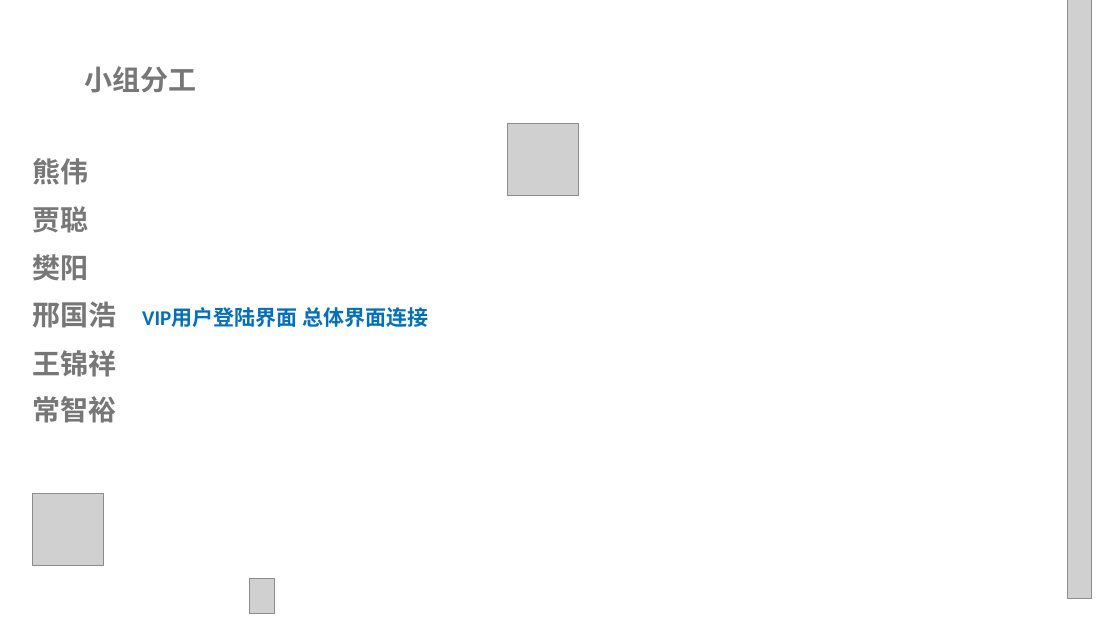
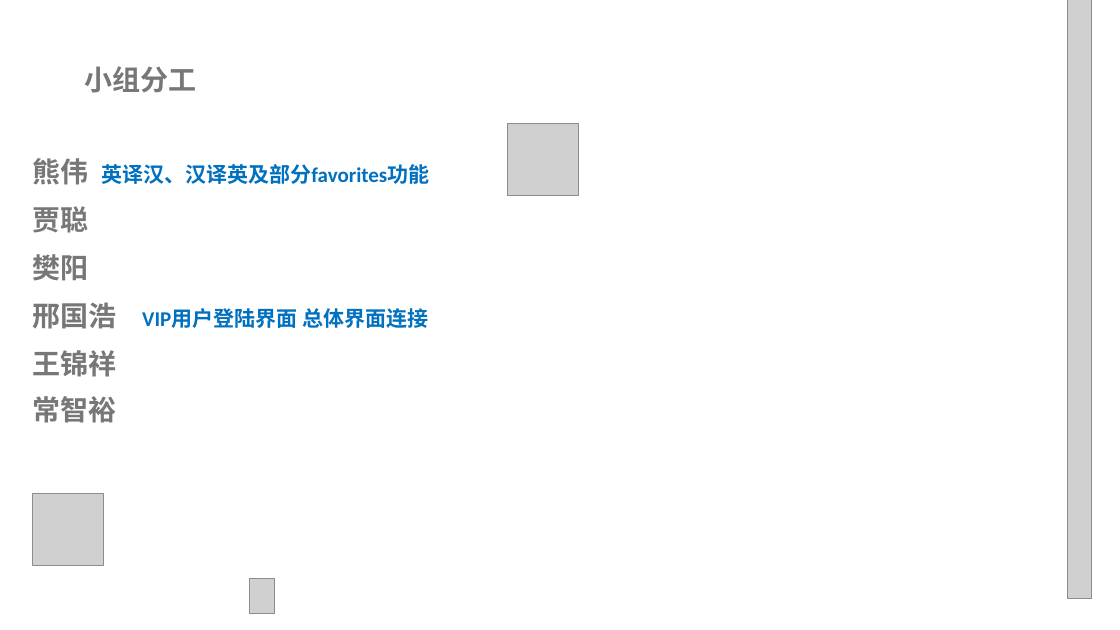
Before and after one commit to CC1AH/SummerTraining, a slide deck: slide 3 of 项目答辩总ppt.pptx. Drawn at 1120x630 pixels with LibreOffice and Linux fonts; fonts in the diff are those of the drawing; grey boxes stand for pictures; background and template pictures are left out. Boxes give left, top, right and bottom in pixels: in the first picture for what was removed or moved away, otherwise in the second. Text is boxed around its words. In the diff, an @@ line names an element or a change of style, - is before the commit and + after.

```diff
--- a/项目答辩总ppt.pptx
+++ b/项目答辩总ppt.pptx
@@ text at bbox=[33, 158, 429, 185]: text changed; size 24 to 18 pt; text colour #777777 to #0070C0 @@
-熊伟
+熊伟 英译汉、汉译英及部分favorites功能
```
Also in this commit, not shown: 1 other slide changed, 1 slide added, 1 slide removed.
